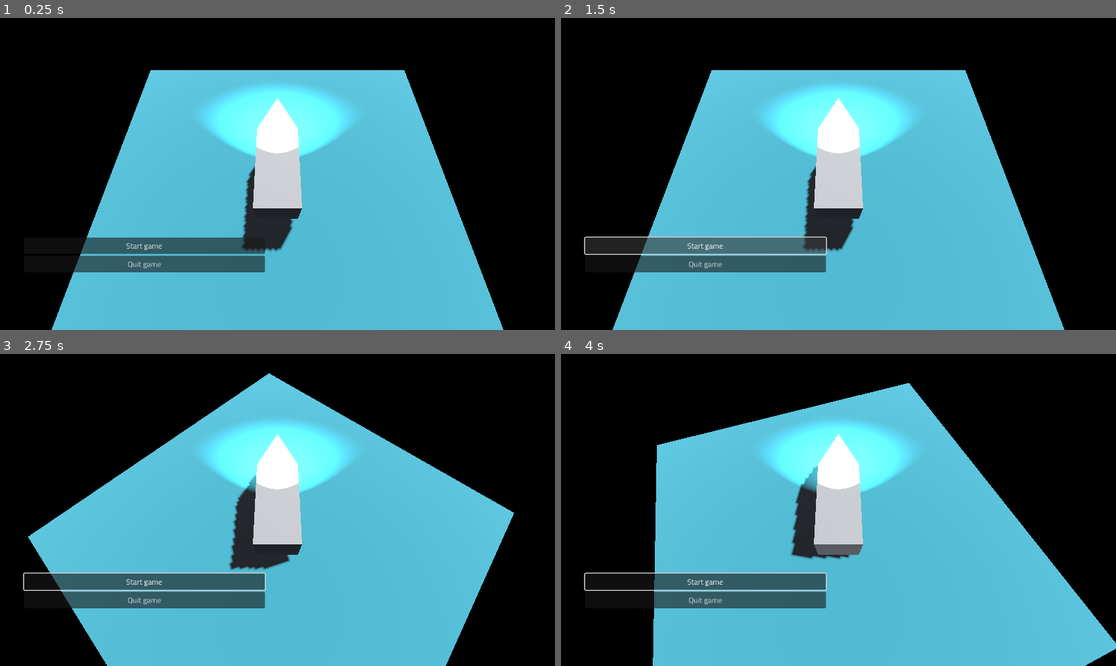
Above: before the commit, frames 1-4 (two rows, left to right).
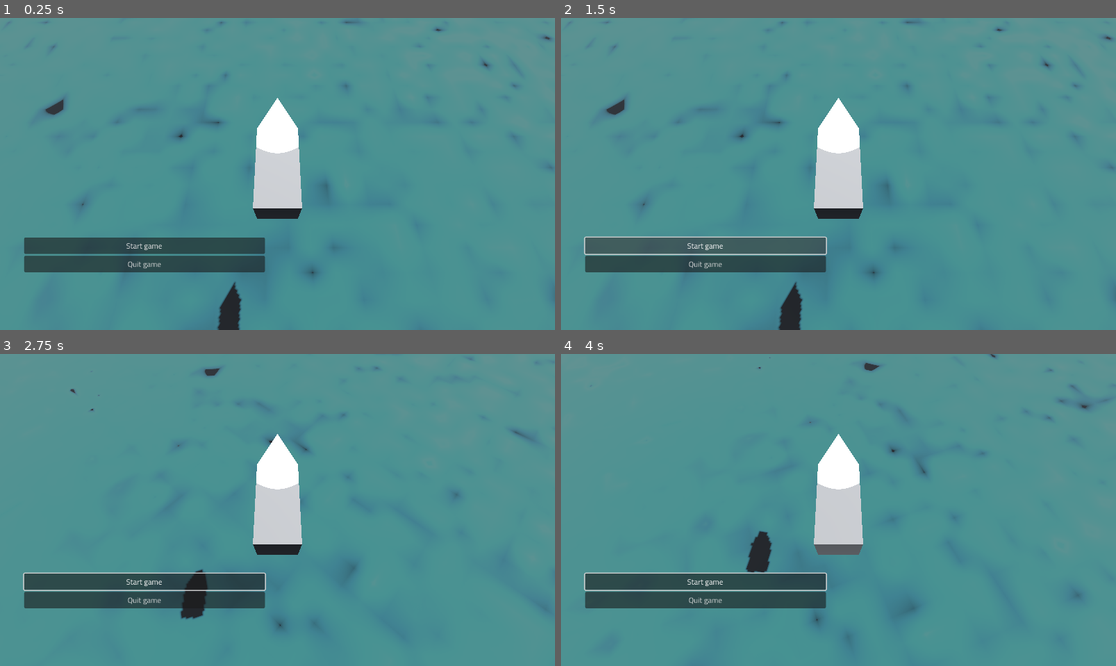
Above: after the commit, the same moments.

Repository: qkas/FGJ2025
Game: Godot game, scene res://scenes/sea/game.tscn
Same seed, same stepped clock (60 frames per second), same inputs: the game is played once before the commit and once after it.
Inputs (mouse positions are in pixels of both pictures, inside the frame that each line leads up to):
- Up to frame 1 (0.25 s): no input
- Up to frame 2 (1.5 s): click "Start game" at 0.5 s; click "Start game" at 1.25 s
- Up to frame 3 (2.75 s): tap Enter at 2 s; move the mouse to (399, 494) at 2.02 s; hold D (right) from 2.03 s (still down); hold C from 2.03 s (still down); click (399, 494) at 2.17 s
- Up to frame 4 (4 s): release D (right) at 2.75 s; release C at 2.75 s; drag from (727, 525) to (810, 572) at 2.77 s; tap Space at 3.5 s; move the mouse to (894, 441) at 3.52 s; hold D (right) from 3.53 s (still down); hold C from 3.53 s (still down)

The runs differ from the first frame. In frame 1, 97% of the frame differs, in the area x 0-100%, y 0-100%; in frame 2, 97%; in frame 3, 97%; in frame 4, 97%.
Error in both runs: Attempt to call function 'play' in base 'null instance' on a null instance. (res://entities/boat/boat.gd:26)

Commit message:
boat scene updated

Diff:
--- a/scenes/sea/game.tscn
+++ b/scenes/sea/game.tscn
@@ -14,8 +14,22 @@
 fog_enabled = true
 fog_sky_affect = 0.1
 
+[sub_resource type="FastNoiseLite" id="FastNoiseLite_xh5hg"]
+frequency = 1.0
+
+[sub_resource type="NoiseTexture2D" id="NoiseTexture2D_vfgjx"]
+width = 128
+height = 128
+seamless = true
+noise = SubResource("FastNoiseLite_xh5hg")
+
 [sub_resource type="StandardMaterial3D" id="StandardMaterial3D_ia0nf"]
-albedo_color = Color(0.129412, 0.490196, 0.560784, 1)
+transparency = 1
+depth_draw_mode = 1
+albedo_color = Color(0.182858, 0.631949, 0.720324, 0.572549)
+normal_enabled = true
+normal_texture = SubResource("NoiseTexture2D_vfgjx")
+uv1_world_triplanar = true
 
 [sub_resource type="PlaneMesh" id="PlaneMesh_ovkgk"]
 material = SubResource("StandardMaterial3D_ia0nf")
@@ -64,9 +78,11 @@
 [node name="StaticBody3D" type="StaticBody3D" parent="."]
 
 [node name="MeshInstance3D" type="MeshInstance3D" parent="StaticBody3D"]
+transform = Transform3D(20, 0, 0, 0, 1, 0, 0, 0, 20, 0, 0, 0)
 mesh = SubResource("PlaneMesh_ovkgk")
 
 [node name="CollisionShape3D" type="CollisionShape3D" parent="StaticBody3D"]
+transform = Transform3D(20, 0, 0, 0, 20, 0, 0, 0, 20, 0, 0, 0)
 shape = SubResource("BoxShape3D_tuwu4")
 
 [connection signal="pressed" from="CanvasLayer/MainMenu/QuitGameButton" to="CanvasLayer/MainMenu" method="quit_game"]
Not shown: 1 places in scenes/sea/game.tscn that only renumber resources
